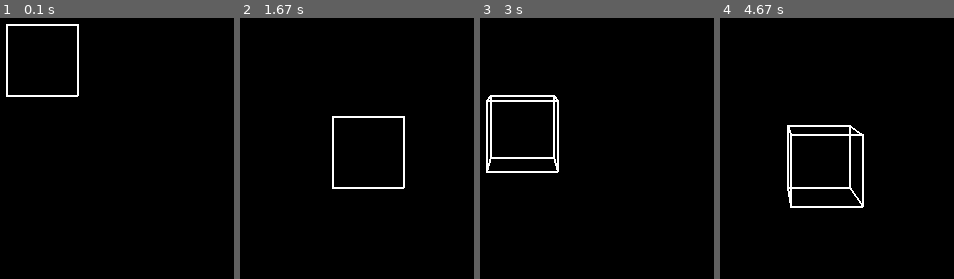
Above: before the commit, frames 1-4 (left to right).
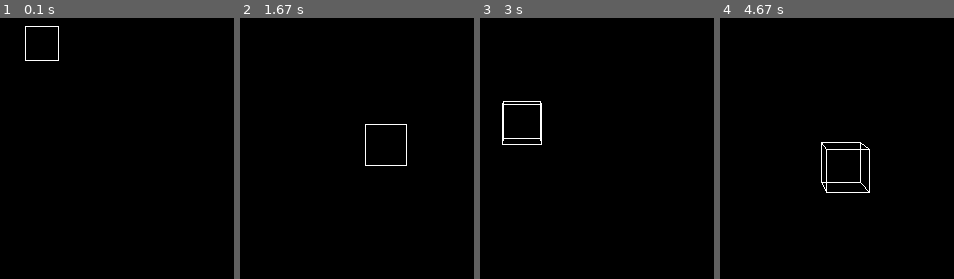
Above: after the commit, the same moments.

Repository: woonggold/beyond-the-dimensions
Game: pygame game, started from pygame대.py
The game is run twice, just before and just after one commit, with the same random seed, the same clock (stepped at 60 frames per second) and the same inputs.
Inputs (mouse positions are in pixels of both pictures, inside the frame that each line leads up to):
- Up to frame 1 (0.1 s): no input
- Up to frame 2 (1.67 s): tap Space at 0.33, 0.73, 1.03, 1.57 s; hold D 0.67-1.13 s; click (outside the picture) at 1.22 s; hold D from 1.5 s (still down)
- Up to frame 3 (3 s): tap Space at 1.87, 2.07, 2.37, 2.63, 2.93 s; release D at 1.97 s; hold A 2-2.53 s; hold A 2.57-2.97 s
- Up to frame 4 (4.67 s): hold D 3-3.63 s; tap Space at 3.07, 3.37, 3.73, 4.03, 4.23, 4.53 s; hold A 3.67-4.13 s; hold D 4.17-4.63 s

The runs differ from the first frame. In frame 1, 1.1% of the frame differs, in the area x 2-34%, y 2-31%; in frame 2, 1.2%; in frame 3, 2.2%; in frame 4, 2.4%, in the area x 28-65%, y 40-73%.

Commit message:
thrid commit

Diff:
--- a/pygame대.py
+++ b/pygame대.py
@@ -13,8 +13,15 @@
 target_camera_pos = camera_pos[:]  # 목표 카메라 위치
 
 # 큐브의 기본 좌표
-cube_pos = [0, 0, 0]  # 큐브의 위치
-cube_size = 100  # 큐브의 크기
+cube_size = 50  # 큐브의 크기
+cube_pos = [0, -cube_size, 25]  # 큐브의 위치 (바닥 높이에 맞춰 조정)
+
+
+# 바닥의 좌표 (길고 넓은 직사각형)
+floor_points = [
+    (-400, 0, -800), (400, 0, -800),
+    (400, 0, -1000), (-400, 0, -1000)
+]
 
 # 큐브의 8개 꼭짓점 좌표 생성 함수
 def get_cube_points(cube_pos, size):
@@ -22,7 +29,7 @@
     points = [
         (x - size, y - size, z - size), (x + size, y - size, z - size),
         (x + size, y + size, z - size), (x - size, y + size, z - size),
-        (x - size, y - size, z + size), (x + size, y - size, z + size),
+        (x - size, y - size, z + size), (x + size, y -size, z + size),
         (x + size, y + size, z + size), (x - size, y + size, z + size)
     ]
     return points
@@ -47,23 +54,30 @@
 # 큐브의 면을 그리는 함수
 def draw_cube(points):
     # 앞면
-    pygame.draw.line(screen, (255, 255, 255), points[0], points[1], 2)
-    pygame.draw.line(screen, (255, 255, 255), points[1], points[2], 2)
-    pygame.draw.line(screen, (255, 255, 255), points[2], points[3], 2)
-    pygame.draw.line(screen, (255, 255, 255), points[3], points[0], 2)
+    pygame.draw.line(screen, (255, 255, 255), points[0], points[1], 1)
+    pygame.draw.line(screen, (255, 255, 255), points[1], points[2], 1)
+    pygame.draw.line(screen, (255, 255, 255), points[2], points[3], 1)
+    pygame.draw.line(screen, (255, 255, 255), points[3], points[0], 1)
 
     if is_topdown_view:
         # 뒷면
-        pygame.draw.line(screen, (255, 255, 255), points[4], points[5], 2)
-        pygame.draw.line(screen, (255, 255, 255), points[5], points[6], 2)
-        pygame.draw.line(screen, (255, 255, 255), points[6], points[7], 2)
-        pygame.draw.line(screen, (255, 255, 255), points[7], points[4], 2)
+        pygame.draw.line(screen, (255, 255, 255), points[4], points[5], 1)
+        pygame.draw.line(screen, (255, 255, 255), points[5], points[6], 1)
+        pygame.draw.line(screen, (255, 255, 255), points[6], points[7], 1)
+        pygame.draw.line(screen, (255, 255, 255), points[7], points[4], 1)
 
         # 앞면과 뒷면을 연결하는 선들
-        pygame.draw.line(screen, (255, 255, 255), points[0], points[4], 2)
-        pygame.draw.line(screen, (255, 255, 255), points[1], points[5], 2)
-        pygame.draw.line(screen, (255, 255, 255), points[2], points[6], 2)
-        pygame.draw.line(screen, (255, 255, 255), points[3], points[7], 2)
+        pygame.draw.line(screen, (255, 255, 255), points[0], points[4], 1)
+        pygame.draw.line(screen, (255, 255, 255), points[1], points[5], 1)
+        pygame.draw.line(screen, (255, 255, 255), points[2], points[6], 1)
+        pygame.draw.line(screen, (255, 255, 255), points[3], points[7], 1)
+
+# 바닥 그리기 함수
+def draw_floor(camera_pos):
+    floor_projected = [project_3d_to_2d(point, camera_pos) for point in floor_points]
+
+    if None not in floor_projected:
+        pygame.draw.polygon(screen, (100, 100, 100), floor_projected)  # 바닥을 그린다
 
 # 메인 루프
 running = True
@@ -78,19 +92,30 @@
                 if is_topdown_view:
                     target_camera_pos[0] = 0  # 탑뷰 카메라 위치 설정
                     target_camera_pos[1] = -500
-                    target_camera_pos[2] = -1000
+                    target_camera_pos[2] = -500  # 바닥이 보이도록 카메라 높이 조정
                 else:
                     target_camera_pos[0] = 0  # 플랫포머뷰 카메라 위치 설정
                     target_camera_pos[1] = 0
                     target_camera_pos[2] = -1000
 
-    # 키 입력 처리 (플랫포머뷰에서만 큐브 이동)
+        elif event.type == pygame.MOUSEBUTTONDOWN:  # 마우스 휠 클릭을 감지
+            if event.button == 4:  # 휠을 위로 스크롤
+                target_camera_pos[2] += camera_speed * 2  # 카메라를 앞으로 이동
+            elif event.button == 5:  # 휠을 아래로 스크롤
+                target_camera_pos[2] -= camera_speed * 2  # 카메라를 뒤로 이동
+
+    # 키 입력 처리 (3D 뷰에서도 큐브 이동)
     keys = pygame.key.get_pressed()
-    if not is_topdown_view:
+    if is_topdown_view:
         if keys[pygame.K_a]:
-            cube_pos[0] -= camera_speed
+            cube_pos[0] -= camera_speed * 0.1  # 3D에서 큐브를 왼쪽으로 이동
         if keys[pygame.K_d]:
-            cube_pos[0] += camera_speed
+            cube_pos[0] += camera_speed * 0.1  # 3D에서 큐브를 오른쪽으로 이동
+    else:
+        if keys[pygame.K_a]:
+            cube_pos[0] -= camera_speed  # 플랫포머뷰에서 큐브를 왼쪽으로 이동
+        if keys[pygame.K_d]:
+            cube_pos[0] += camera_speed  # 플랫포머뷰에서 큐브를 오른쪽으로 이동
 
     # 카메라 부드럽게 이동
     for i in range(3):
@@ -102,6 +127,9 @@
     cube_points = get_cube_points(cube_pos, cube_size)
     projected_cube = [project_3d_to_2d(point, camera_pos) for point in cube_points]
 
+    # 바닥 그리기
+    draw_floor(camera_pos)
+
     # 큐브 그리기
     if None not in projected_cube:
         draw_cube(projected_cube)
